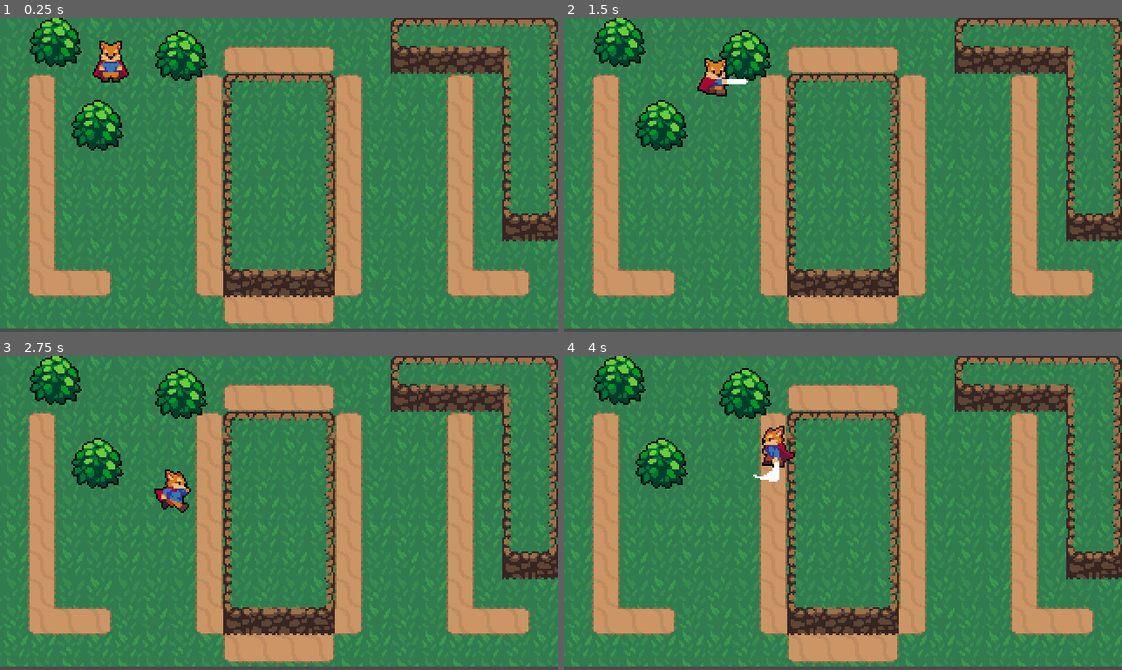
Above: before the commit, frames 1-4 (two rows, left to right).
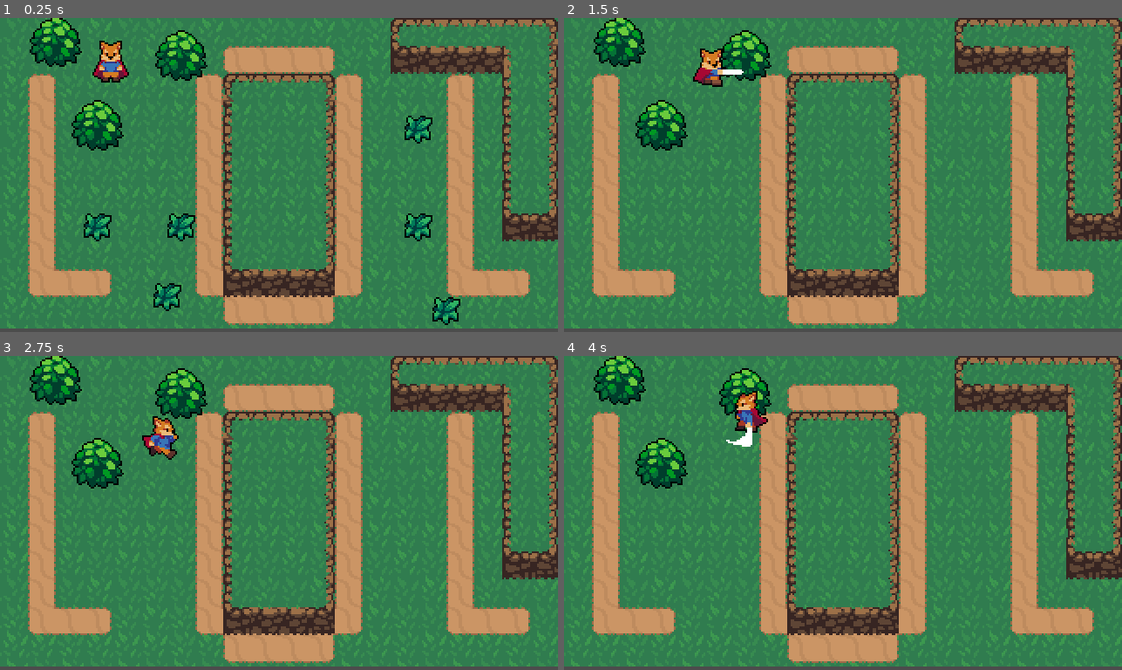
Above: after the commit, the same moments.

Repository: danezielinskinicolson/LudumDare47_team_ADFKR
Game: Godot game, scene res://world.tscn
Same seed, same stepped clock (60 frames per second), same inputs: the game is played once before the commit and once after it.
Inputs:
- Up to frame 1 (0.25 s): no input
- Up to frame 2 (1.5 s): tap Enter at 0.5 s; hold Right (ui_right) 0.53-1.28 s; tap Space (attack) at 0.6, 1.35 s; hold Down (ui_down) from 1.28 s (still down)
- Up to frame 3 (2.75 s): release Down (ui_down) at 2.03 s; hold Right (ui_right) from 2.03 s (still down); tap Space (attack) at 2.1 s
- Up to frame 4 (4 s): release Right (ui_right) at 2.78 s; hold Up (ui_up) 2.78-3.53 s; tap Space (attack) at 2.85, 3.6 s; hold Left (ui_left) from 3.53 s (still down)

The runs differ from the first frame. In frame 1, 2.0% of the frame differs, in the area x 15-83%, y 31-98%; in frame 2, 0.8%; in frame 3, 1.1%; in frame 4, 1.3%.

Commit message:
grass kinda working

Diff:
--- /dev/null
+++ b/GodotProject/GrassEffect.gd
@@ -0,0 +1,13 @@
+extends Node2D
+
+onready var animatedSprite = $AnimatedSprite
+
+# Called when the node enters the scene tree for the first time.
+func _ready():
+	animatedSprite.frame = 0
+	animatedSprite.play("Animated")
+
+
+
+func _on_AnimatedSprite_animation_finished():
+	queue_free()
--- a/GodotProject/Player/Player.gd
+++ b/GodotProject/Player/Player.gd
@@ -18,7 +18,7 @@
 onready var animationTree = $AnimationTree
 onready var animationState = animationTree.get("parameters/playback")
 
-func _physics_process(delta):
+func _process(delta):
 	match state:
 		MOVE:
 			move_state(delta)
@@ -50,8 +50,9 @@
 
 	if Input.is_action_just_pressed("attack"):
 		state = ATTACK
+
 func attack_state(delta):
-	print("attack state")
+	velocity = Vector2.ZERO
 	animationState.travel("attack")
 	pass
 
--- a/GodotProject/Player/Player.tscn
+++ b/GodotProject/Player/Player.tscn
@@ -7,10 +7,9 @@
 radius = 6.0
 height = 2.0
 
-[sub_resource type="Animation" id=24]
+[sub_resource type="Animation" id=2]
 resource_name = "AttackDown"
 length = 0.4
-loop = true
 tracks/0/type = "value"
 tracks/0/path = NodePath("Sprite:frame")
 tracks/0/interp = 1
@@ -38,10 +37,9 @@
 } ]
 }
 
-[sub_resource type="Animation" id=25]
+[sub_resource type="Animation" id=3]
 resource_name = "AttackLeft"
 length = 0.4
-loop = true
 tracks/0/type = "value"
 tracks/0/path = NodePath("Sprite:frame")
 tracks/0/interp = 1
@@ -69,10 +67,9 @@
 } ]
 }
 
-[sub_resource type="Animation" id=26]
+[sub_resource type="Animation" id=4]
 resource_name = "AttackRight"
 length = 0.4
-loop = true
 tracks/0/type = "value"
 tracks/0/path = NodePath("Sprite:frame")
 tracks/0/interp = 1
@@ -100,10 +97,9 @@
 } ]
 }
 
-[sub_resource type="Animation" id=27]
+[sub_resource type="Animation" id=5]
 resource_name = "AttackUp"
 length = 0.4
-loop = true
 tracks/0/type = "value"
 tracks/0/path = NodePath("Sprite:frame")
 tracks/0/interp = 1
@@ -165,8 +161,7 @@
 "values": [ 12 ]
 }
 
-[sub_resource type="Animation" id=6]
-resource_name = "IdleRight"
+[sub_resource type="Animation" id=8]
 length = 0.1
 loop = true
 tracks/0/type = "value"
@@ -182,8 +177,7 @@
 "values": [ 0 ]
 }
 
-[sub_resource type="Animation" id=7]
-resource_name = "IdleUp"
+[sub_resource type="Animation" id=9]
 length = 0.1
 loop = true
 tracks/0/type = "value"
@@ -199,8 +193,7 @@
 "values": [ 6 ]
 }
 
-[sub_resource type="Animation" id=5]
-resource_name = "RunDown"
+[sub_resource type="Animation" id=10]
 length = 0.6
 loop = true
 tracks/0/type = "value"
@@ -216,8 +209,7 @@
 "values": [ 19, 20, 21, 22, 23, 18 ]
 }
 
-[sub_resource type="Animation" id=4]
-resource_name = "RunLeft"
+[sub_resource type="Animation" id=11]
 length = 0.6
 loop = true
 tracks/0/type = "value"
@@ -233,8 +225,7 @@
 "values": [ 13, 14, 15, 16, 17, 12 ]
 }
 
-[sub_resource type="Animation" id=2]
-resource_name = "RunRight"
+[sub_resource type="Animation" id=12]
 length = 0.6
 loop = true
 tracks/0/type = "value"
@@ -250,8 +241,7 @@
 "values": [ 1, 2, 3, 4, 5, 0 ]
 }
 
-[sub_resource type="Animation" id=3]
-resource_name = "RunUp"
+[sub_resource type="Animation" id=13]
 length = 0.6
 loop = true
 tracks/0/type = "value"
@@ -369,7 +359,7 @@
 position = Vector2( 0, -8 )
 texture = ExtResource( 1 )
 hframes = 60
-frame = 31
+frame = 28
 
 [node name="CollisionShape2D" type="CollisionShape2D" parent="."]
 position = Vector2( -1.00001, -1 )
@@ -377,23 +367,23 @@
 shape = SubResource( 1 )
 
 [node name="AnimationPlayer" type="AnimationPlayer" parent="."]
-anims/AttackDown = SubResource( 24 )
-anims/AttackLeft = SubResource( 25 )
-anims/AttackRight = SubResource( 26 )
-anims/AttackUp = SubResource( 27 )
-anims/IdleDown = SubResource( 8 )
-anims/IdleLeft = SubResource( 9 )
-anims/IdleRight = SubResource( 6 )
-anims/IdleUp = SubResource( 7 )
-anims/RunDown = SubResource( 5 )
-anims/RunLeft = SubResource( 4 )
-anims/RunRight = SubResource( 2 )
-anims/RunUp = SubResource( 3 )
+anims/AttackDown = SubResource( 2 )
+anims/AttackLeft = SubResource( 3 )
+anims/AttackRight = SubResource( 4 )
+anims/AttackUp = SubResource( 5 )
+anims/IdleDown = SubResource( 6 )
+anims/IdleLeft = SubResource( 7 )
+anims/IdleRight = SubResource( 8 )
+anims/IdleUp = SubResource( 9 )
+anims/RunDown = SubResource( 10 )
+anims/RunLeft = SubResource( 11 )
+anims/RunRight = SubResource( 12 )
+anims/RunUp = SubResource( 13 )
 
 [node name="AnimationTree" type="AnimationTree" parent="."]
-tree_root = SubResource( 15 )
+tree_root = SubResource( 33 )
 anim_player = NodePath("../AnimationPlayer")
-parameters/playback = SubResource( 16 )
+parameters/playback = SubResource( 34 )
 parameters/attack/blend_position = Vector2( 0.000956893, 0.486046 )
 parameters/idle/blend_position = Vector2( 0.000956893, 1.10948 )
 parameters/run/blend_position = Vector2( 0, 0 )
--- a/GodotProject/world.tscn
+++ b/GodotProject/world.tscn
@@ -1,10 +1,11 @@
-[gd_scene load_steps=55 format=2]
+[gd_scene load_steps=56 format=2]
 
 [ext_resource path="res://Player/Player.tscn" type="PackedScene" id=1]
 [ext_resource path="res://world/Bush.tscn" type="PackedScene" id=2]
 [ext_resource path="res://Textures/Action RPG Resources/World/GrassBackground.png" type="Texture" id=3]
 [ext_resource path="res://Textures/Action RPG Resources/World/DirtTileset.png" type="Texture" id=4]
 [ext_resource path="res://Textures/Action RPG Resources/World/CliffTileset.png" type="Texture" id=5]
+[ext_resource path="res://world/grass.tscn" type="PackedScene" id=6]
 
 [sub_resource type="TileSet" id=1]
 0/name = "DirtTileset.png 0"
@@ -497,11 +498,33 @@
 [node name="Player" parent="YSort" instance=ExtResource( 1 )]
 position = Vector2( 64, 32 )
 
-[node name="Bush" parent="YSort" instance=ExtResource( 2 )]
+[node name="bushes" type="YSort" parent="YSort"]
+
+[node name="Bush" parent="YSort/bushes" instance=ExtResource( 2 )]
 position = Vector2( 32, 16 )
 
-[node name="Bush2" parent="YSort" instance=ExtResource( 2 )]
+[node name="Bush2" parent="YSort/bushes" instance=ExtResource( 2 )]
 position = Vector2( 104, 24 )
 
-[node name="Bush3" parent="YSort" instance=ExtResource( 2 )]
+[node name="Bush3" parent="YSort/bushes" instance=ExtResource( 2 )]
 position = Vector2( 56, 64 )
+
+[node name="grass" type="YSort" parent="YSort"]
+
+[node name="grass" parent="YSort/grass" instance=ExtResource( 6 )]
+position = Vector2( 96, 112 )
+
+[node name="grass2" parent="YSort/grass" instance=ExtResource( 6 )]
+position = Vector2( 232, 112 )
+
+[node name="grass3" parent="YSort/grass" instance=ExtResource( 6 )]
+position = Vector2( 88, 152 )
+
+[node name="grass4" parent="YSort/grass" instance=ExtResource( 6 )]
+position = Vector2( 48, 112 )
+
+[node name="grass5" parent="YSort/grass" instance=ExtResource( 6 )]
+position = Vector2( 248, 160 )
+
+[node name="grass6" parent="YSort/grass" instance=ExtResource( 6 )]
+position = Vector2( 232, 56 )
--- /dev/null
+++ b/GodotProject/world/GrassEffect.tscn
@@ -0,0 +1,42 @@
+[gd_scene load_steps=9 format=2]
+
+[ext_resource path="res://Textures/Action RPG Resources/Effects/GrassEffect.png" type="Texture" id=1]
+[ext_resource path="res://GrassEffect.gd" type="Script" id=2]
+
+[sub_resource type="AtlasTexture" id=1]
+atlas = ExtResource( 1 )
+region = Rect2( 0, 0, 32, 32 )
+
+[sub_resource type="AtlasTexture" id=2]
+atlas = ExtResource( 1 )
+region = Rect2( 32, 0, 32, 32 )
+
+[sub_resource type="AtlasTexture" id=3]
+atlas = ExtResource( 1 )
+region = Rect2( 64, 0, 32, 32 )
+
+[sub_resource type="AtlasTexture" id=4]
+atlas = ExtResource( 1 )
+region = Rect2( 96, 0, 32, 32 )
+
+[sub_resource type="AtlasTexture" id=5]
+atlas = ExtResource( 1 )
+region = Rect2( 128, 0, 32, 32 )
+
+[sub_resource type="SpriteFrames" id=6]
+animations = [ {
+"frames": [ SubResource( 1 ), SubResource( 2 ), SubResource( 3 ), SubResource( 4 ), SubResource( 5 ) ],
+"loop": false,
+"name": "default",
+"speed": 15.0
+} ]
+
+[node name="GrassEffect" type="Node2D"]
+script = ExtResource( 2 )
+
+[node name="AnimatedSprite" type="AnimatedSprite" parent="."]
+frames = SubResource( 6 )
+frame = 3
+centered = false
+offset = Vector2( -8, -8 )
+[connection signal="animation_finished" from="AnimatedSprite" to="." method="_on_AnimatedSprite_animation_finished"]
--- /dev/null
+++ b/GodotProject/world/grass.gd
@@ -0,0 +1,14 @@
+extends Node2D
+
+
+func _process(delta):
+	if Input.is_action_just_pressed("attack"):
+		var GrassEffect = load("res://world/GrassEffect.tscn")
+		var grassEffect = GrassEffect.instance()
+		var world = get_tree().current_scene
+		world.add_child(grassEffect)
+		grassEffect.global_position = global_position
+		queue_free()
+
+func _ready():
+	pass # Replace with function body.
--- /dev/null
+++ b/GodotProject/world/grass.tscn
@@ -0,0 +1,12 @@
+[gd_scene load_steps=3 format=2]
+
+[ext_resource path="res://Textures/Action RPG Resources/World/Grass.png" type="Texture" id=1]
+[ext_resource path="res://world/grass.gd" type="Script" id=2]
+
+[node name="grass" type="Node2D"]
+script = ExtResource( 2 )
+
+[node name="Sprite" type="Sprite" parent="."]
+position = Vector2( 16, 16 )
+texture = ExtResource( 1 )
+offset = Vector2( -8, -8 )
Not shown: 3 places in GodotProject/Player/Player.tscn that only renumber resources
